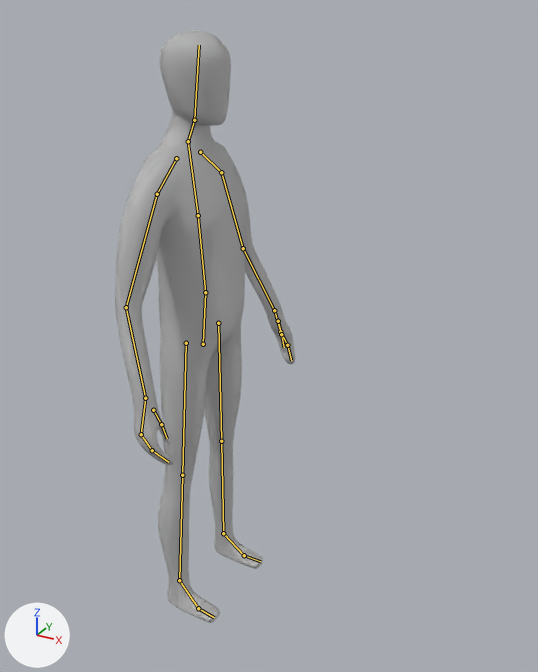
The Blender file Content/Models/Character.blend, before and after one commit.
Camera for both pictures: a 50 mm lens placed at (1.198, -1.755, 1.891), pointed at (0.228, 0.009, 1.009). The axes (+X, +Y, +Z) are drawn at lower left. The lights are the same throughout. The bones that bend it are drawn over the model as lines.

Objects in the first picture: 'Character'.
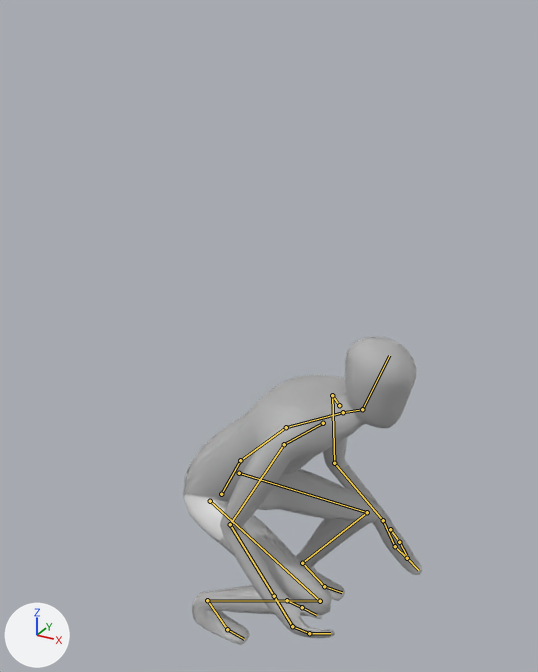
The newer file adds an action. The first version stands in its rest pose; the second is drawn at frame 1 of the action 'CrouchIdle'.

Where the change shows, as pixel boxes (x1, y1, x2, y2) in the pictures (538 x 672 px):
```json
{"object": "Character", "change": "posed", "before": [115, 30, 295, 623], "after": [183, 336, 422, 645], "on screen": "33% wider, 48% shorter"}
{"bone": "Hips", "before": "(203, 344) to (205, 292)", "after": "(221, 494) to (240, 460)"}
{"bone": "Spine", "before": "(205, 292) to (198, 215)", "after": "(240, 460) to (286, 427)"}
{"bone": "Chest", "before": "(198, 215) to (188, 141)", "after": "(286, 427) to (343, 412)"}
{"bone": "Neck", "before": "(188, 141) to (194, 120)", "after": "(343, 412) to (362, 409)"}
{"bone": "Head", "before": "(194, 120) to (199, 45)", "after": "(362, 409) to (389, 355)"}
{"bone": "UpperArm.L", "before": "(221, 172) to (243, 248)", "after": "(332, 395) to (334, 463)"}
{"bone": "LowerArm.L", "before": "(243, 248) to (274, 310)", "after": "(334, 463) to (383, 520)"}
{"bone": "UpperArm.R", "before": "(157, 194) to (126, 307)", "after": "(284, 444) to (230, 524)"}
{"bone": "LowerArm.R", "before": "(126, 307) to (145, 398)", "after": "(230, 524) to (274, 596)"}
{"bone": "Hand.R", "before": "(145, 398) to (141, 434)", "after": "(274, 596) to (292, 626)"}
```

The change, as JSON lines over the scene's bpy script:
```json
{"block": "bone_hips", "where": "bone_hips = bpy.data.objects['CharacterRoot'].pose.bones['Hips']"}
{"op": "set", "path": "bone_hips.location", "old": "(0.0, 0.0, 0.0)", "new": "(-0.016, -0.523, 0.108)"}
{"op": "set", "path": "bone_hips.rotation_quaternion", "old": "(1.0, 0.0, 0.0, 0.0)", "new": "(0.983, 0.183, 0.0, 0.0)", "note": "degrees (0, 0, 0) -> degrees (21, 0, 0)"}
{"block": "bone_spine", "where": "bone_spine = bpy.data.objects['CharacterRoot'].pose.bones['Spine']  # child of 'Hips'"}
{"op": "set", "path": "bone_spine.rotation_quaternion", "old": "(1.0, 0.0, 0.0, 0.0)", "new": "(0.973, 0.23, 0.0, 0.0)", "note": "degrees (0, 0, 0) -> degrees (27, 0, 0)"}
{"block": "bone_chest", "where": "bone_chest = bpy.data.objects['CharacterRoot'].pose.bones['Chest']  # child of 'Spine'"}
{"op": "set", "path": "bone_chest.rotation_quaternion", "old": "(1.0, 0.0, 0.0, 0.0)", "new": "(0.985, 0.173, 0.0, 0.0)", "note": "degrees (0, 0, 0) -> degrees (20, 0, 0)"}
{"block": "bone_neck", "where": "bone_neck = bpy.data.objects['CharacterRoot'].pose.bones['Neck']  # child of 'Chest'"}
{"op": "set", "path": "bone_neck.rotation_quaternion", "old": "(1.0, 0.0, 0.0, 0.0)", "new": "(0.979, -0.202, 0.0, 0.0)", "note": "degrees (0, 0, 0) -> degrees (-23, 0, 0)"}
{"block": "bone_head", "where": "bone_head = bpy.data.objects['CharacterRoot'].pose.bones['Head']  # child of 'Neck'"}
{"op": "set", "path": "bone_head.rotation_quaternion", "old": "(1.0, 0.0, 0.0, 0.0)", "new": "(0.964, -0.266, 0.0, 0.0)", "note": "degrees (0, 0, 0) -> degrees (-31, 0, 0)"}
{"block": "bone_upperarm_l", "where": "bone_upperarm_l = bpy.data.objects['CharacterRoot'].pose.bones['UpperArm.L']  # child of 'Shoulder.L'"}
{"op": "set", "path": "bone_upperarm_l.rotation_quaternion", "old": "(1.0, 0.0, 0.0, 0.0)", "new": "(0.829, 0.511, -0.204, -0.099)", "note": "degrees (0, 0, 0) -> degrees (66, -14, -23)"}
{"block": "bone_lowerarm_l", "where": "bone_lowerarm_l = bpy.data.objects['CharacterRoot'].pose.bones['LowerArm.L']  # child of 'UpperArm.L'"}
{"op": "set", "path": "bone_lowerarm_l.rotation_quaternion", "old": "(1.0, 0.0, 0.0, 0.0)", "new": "(0.953, 0.237, -0.165, -0.09)", "note": "degrees (0, 0, 0) -> degrees (30, -16, -15)"}
{"block": "bone_upperarm_r", "where": "bone_upperarm_r = bpy.data.objects['CharacterRoot'].pose.bones['UpperArm.R']  # child of 'Shoulder.R'"}
{"op": "set", "path": "bone_upperarm_r.rotation_quaternion", "old": "(1.0, 0.0, 0.0, 0.0)", "new": "(0.927, 0.356, 0.07, 0.094)", "note": "degrees (0, 0, 0) -> degrees (42, 4, 13)"}
{"block": "bone_lowerarm_r", "where": "bone_lowerarm_r = bpy.data.objects['CharacterRoot'].pose.bones['LowerArm.R']  # child of 'UpperArm.R'"}
{"op": "set", "path": "bone_lowerarm_r.rotation_quaternion", "old": "(1.0, 0.0, 0.0, 0.0)", "new": "(0.931, 0.354, 0.085, -0.033)", "note": "degrees (0, 0, 0) -> degrees (42, 11, 0)"}
{"block": "bone_hand_r", "where": "bone_hand_r = bpy.data.objects['CharacterRoot'].pose.bones['Hand.R']  # child of 'LowerArm.R'"}
{"op": "set", "path": "bone_hand_r.rotation_quaternion", "old": "(1.0, 0.0, 0.0, 0.0)", "new": "(0.967, 0.236, 0.091, -0.005)", "note": "degrees (0, 0, 0) -> degrees (28, 10, 2)"}
{"block": "bone_legik_l", "where": "bone_legik_l = bpy.data.objects['CharacterRoot'].pose.bones['LegIK.L']"}
{"op": "set", "path": "bone_legik_l.location", "old": "(0.0, 0.0, 0.0)", "new": "(0.0, -0.33, 0.008)"}
{"block": "bone_legik_r", "where": "bone_legik_r = bpy.data.objects['CharacterRoot'].pose.bones['LegIK.R']"}
{"op": "set", "path": "bone_legik_r.location", "old": "(0.0, 0.0, 0.0)", "new": "(-0.031, -0.135, 0.003)"}
```
